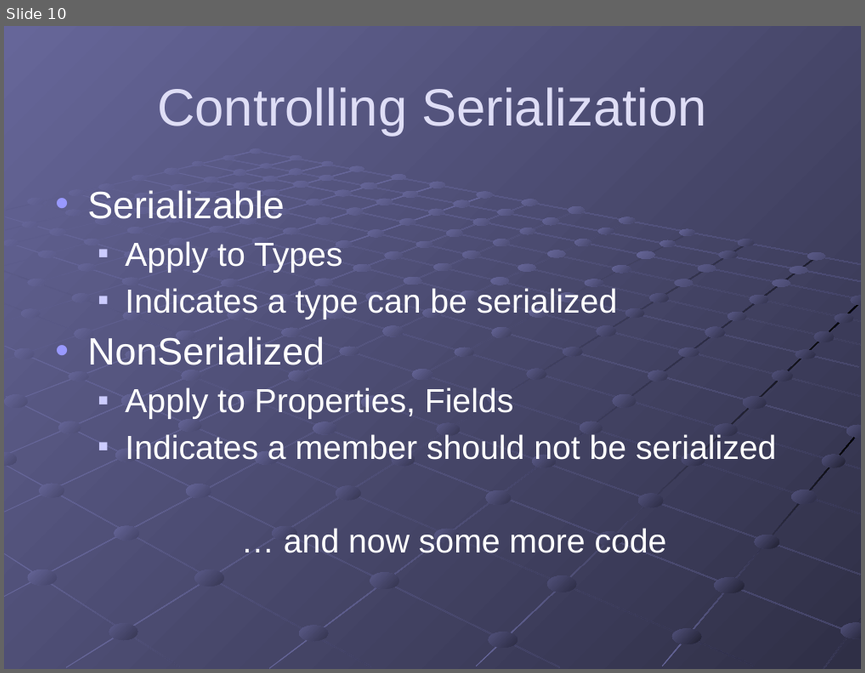
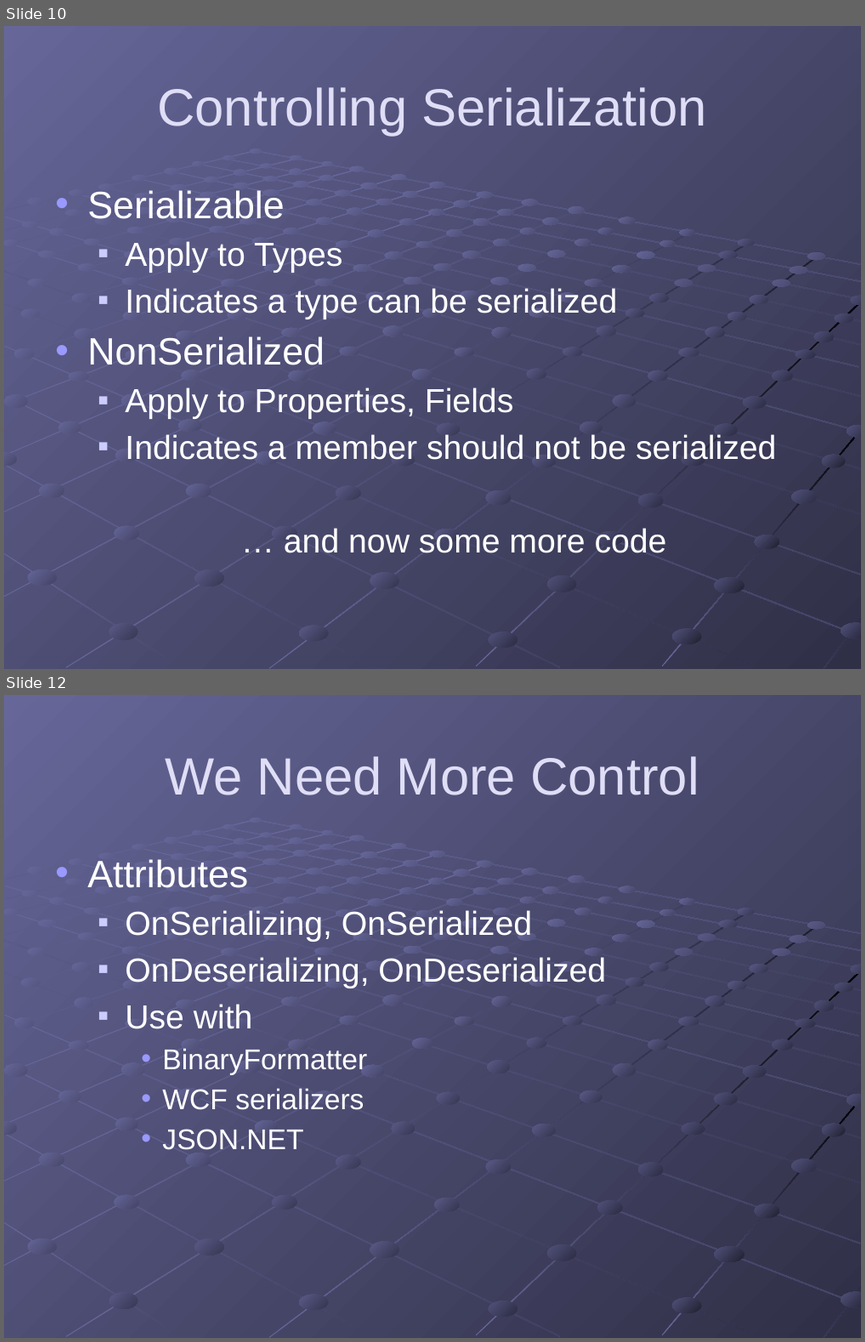
Before and after one commit to gregsohl/.NetSerialization-Presentation, a slide deck: .NET Serialization.pptx. Shown one above the other, each under a label of ours: slide 10 before the commit, slides 10 and 12 after it; the slides between them are not shown. The pictures are 865x673 and 865x1342 pixels, drawn with LibreOffice and Linux fonts; fonts in the diff are those of the drawing. Boxes give left, top, right and bottom in pixels: in the first picture for what was removed or moved away, otherwise in the second. Text is boxed around its words. In the diff, an @@ line names an element or a change of style, - is before the commit and + after.

```diff
--- a/.NET Serialization.pptx
+++ b/.NET Serialization.pptx
@@ slide 12 added at (x1=4, y1=695, x2=861, y2=1338), background gradient #666699 to #49496D; not listed: 215 template elements that a slide beside it also shows @@
@@ title added at (x1=165, y1=756, x2=698, y2=795), 44 pt, text #DFDEF6 @@
+We Need More Control
@@ text added at (x1=87, y1=859, x2=606, y2=1150), 28 pt, text #FFFFFF @@
+• Attributes
+  ■ OnSerializing, OnSerialized
+  ■ OnDeserializing, OnDeserialized
+  ■ Use with
+    • BinaryFormatter
+    • WCF serializers
+    • JSON.NET
```
Also in this commit, not shown: 2 slides changed, 1 other slide added, 4 other files.
